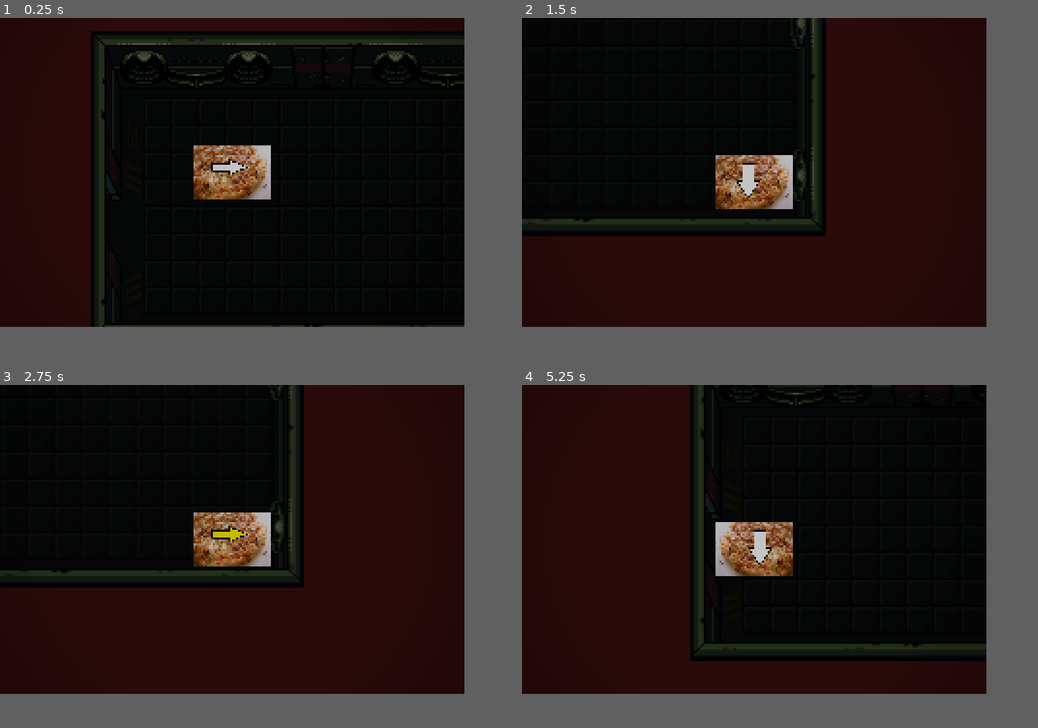
Above: before the commit, frames 1-4 (two rows, left to right).
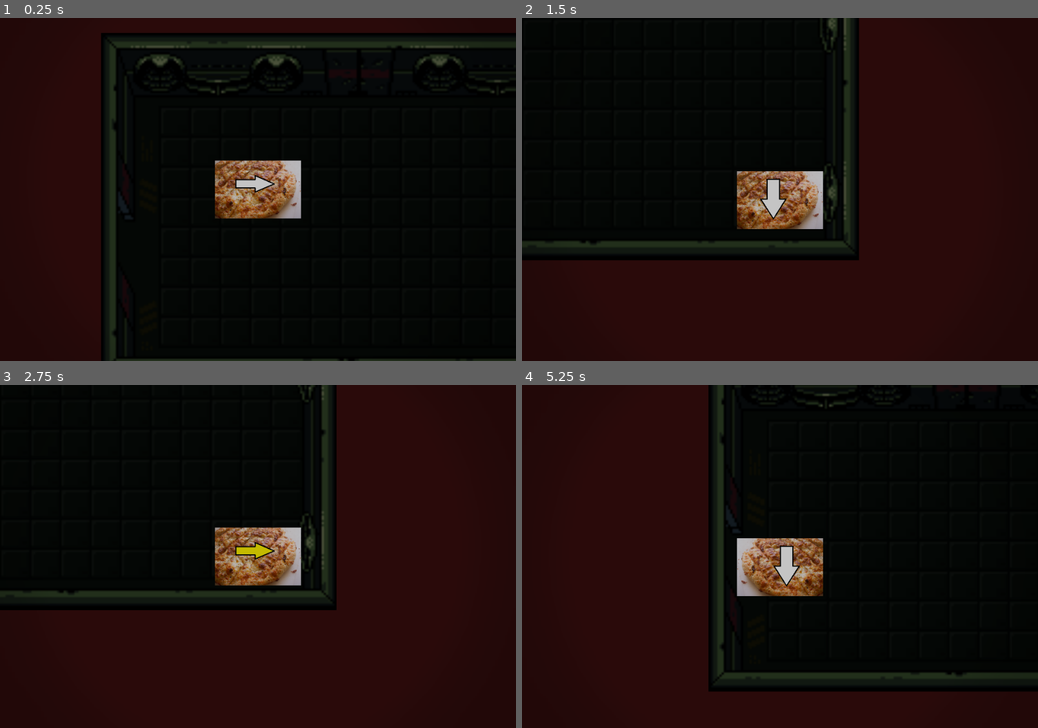
Above: after the commit, the same moments.

Repository: feyrkh/game-jam
Game: Godot game, scene res://levels/main/Main.tscn
Two runs of this game, one before a commit and one after it. Both use one fixed random seed, a clock stepped at 60 frames per second and the inputs below.
Inputs:
- Up to frame 1 (0.25 s): no input
- Up to frame 2 (1.5 s): tap Enter at 0.5 s; hold Right (ui_right) 0.53-1.28 s; hold Down (ui_down) from 1.28 s (still down)
- Up to frame 3 (2.75 s): release Down (ui_down) at 2.03 s; hold Right (ui_right) from 2.03 s (still down)
- Up to frame 4 (5.25 s): tap Space at 2.75 s; release Right (ui_right) at 2.78 s; hold Up (ui_up) 2.78-3.53 s; hold Left (ui_left) 3.53-5.03 s; tap Enter at 5 s; hold Down (ui_down) from 5.03 s (still down)
In our replay, the window is 720x480 before the commit and 800x533 after it. These sizes can differ from the game's own. Grey fills any space a smaller window leaves; there, only what the larger window draws over its background counts as a difference.

The runs differ from the first frame. In frame 1, 12% of the frame differs, in the area x 0-100%, y 0-100%; in frame 2, 13%; in frame 3, 13%; in frame 4, 21%, in the area x 32-100%, y 0-90%.

Commit message:
Zoom camera in 4x, adjust FixedCameraArea to match screen size

Diff:
--- a/01_space_horror/camera/FixedCameraArea.tscn
+++ b/01_space_horror/camera/FixedCameraArea.tscn
@@ -3,10 +3,9 @@
 [ext_resource path="res://camera/FixedCameraTrigger.gd" type="Script" id=1]
 
 [sub_resource type="RectangleShape2D" id=1]
-extents = Vector2( 240, 240 )
+extents = Vector2( 120, 80 )
 
 [node name="FixedCameraArea" type="Area2D"]
-position = Vector2( 468.336, 260.992 )
 collision_layer = 524288
 collision_mask = 0
 script = ExtResource( 1 )
--- a/01_space_horror/levels/main/Main.tscn
+++ b/01_space_horror/levels/main/Main.tscn
@@ -12,6 +12,7 @@
 
 [node name="Camera2D" parent="." instance=ExtResource( 4 )]
 current = true
+zoom = Vector2( 0.25, 0.25 )
 targetPath = NodePath("../Player")
 following = true
 
--- a/01_space_horror/project.godot
+++ b/01_space_horror/project.godot
@@ -26,8 +26,8 @@
 
 [display]
 
-window/size/width=240
-window/size/height=160
+window/size/width=960
+window/size/height=640
 window/stretch/mode="viewport"
 window/stretch/aspect="keep"
 
